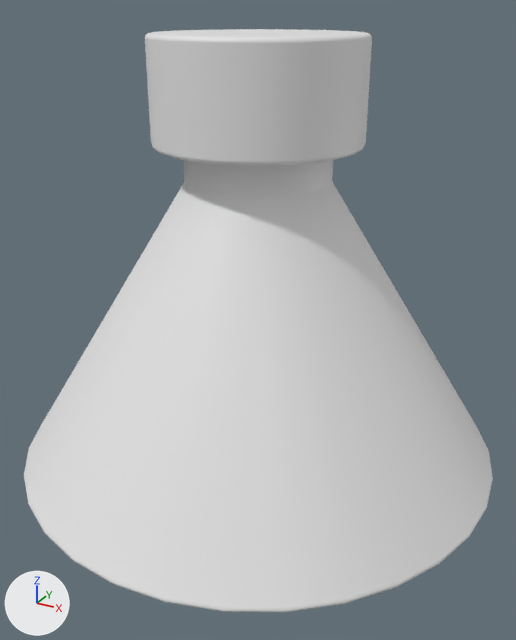
The FBX model Unity/Assets/3D/Props/erlenmeyer.fbx: old version first, new version second.
Both versions are drawn from a camera (50 mm lens) standing at (0.512, -0.932, 0.696) and looking at (0.018, -0.033, 0.246). Lighting does not change. The marker at lower left points along +X, +Y and +Z. Where no turn or scale is listed for an object, it has been applied to the vertices.

Objects in the first picture: 'erlenmeyer'.
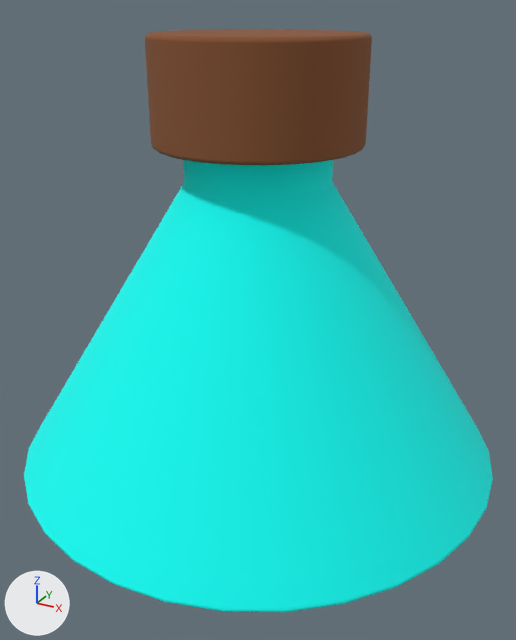
The change, as JSON lines over the scene's bpy script:
```json
{"op": "add", "block": "mat_flask", "code": ["mat_flask = principled_material('Flask')", "mat_flask.base_color = (0.0, 1.0, 0.922)  # cyan #00fff6", "mat_flask.roughness = 1.0"]}
{"op": "add", "block": "mat_bouchon", "code": ["mat_bouchon = principled_material('bouchon')", "mat_bouchon.base_color = (0.24, 0.0846, 0.0307)  # brown #865231", "mat_bouchon.roughness = 1.0"]}
{"block": "me_cylinder_002", "where": "me_cylinder_002.from_pydata(...)  # 800 vertices, 740 faces; spans x -0.392..0.392, y -0.392..0.392, z 0.0..0.663"}
{"block": "me_cylinder_002", "where": "# used by ob_erlenmeyer; location = (0.0, 0.0, 0.0)"}
{"block": "me_cylinder_002", "change": "me_cylinder_002 part 1: 289 of the faces centred in x -0.111..0.111, y -0.111..0.111, z 0.454..0.61 switch from no material to mat_flask (cyan #00fff6)"}
{"block": "me_cylinder_002", "change": "me_cylinder_002 part 2: 128 of the faces centred in x -0.388..0.388, y -0.388..0.388, z 0.0..0.007 switch from no material to mat_flask (cyan #00fff6)"}
{"block": "me_cylinder_002", "change": "me_cylinder_002 part 3: 32 of the faces centred in x -0.249..0.249, y -0.249..0.249, z 0.231 switch from no material to mat_flask (cyan #00fff6)"}
{"block": "me_cylinder_002", "change": "me_cylinder_002 part 4: 290 of the faces centred in x -0.154..0.154, y -0.154..0.154, z 0.51..0.663 switch from no material to mat_bouchon (brown #865231)"}
```

Pixel boxes [x1, y1, x2, y2] of what changed, in the pictures (516 x 640 px):
```json
{"part": 1, "of": "me_cylinder_002", "change": "recoloured", "before": [183, 160, 334, 202], "after": [183, 160, 334, 202], "on screen": "grey to cyan"}
{"part": 2, "of": "me_cylinder_002", "change": "recoloured", "before": [24, 450, 493, 612], "after": [24, 450, 493, 612], "on screen": "grey to cyan"}
{"part": 3, "of": "me_cylinder_002", "change": "recoloured", "before": [24, 184, 492, 608], "after": [24, 184, 492, 608], "on screen": "white to cyan"}
{"part": 4, "of": "me_cylinder_002", "change": "recoloured", "before": [145, 29, 372, 166], "after": [145, 29, 372, 166], "on screen": "grey to brown"}
```
